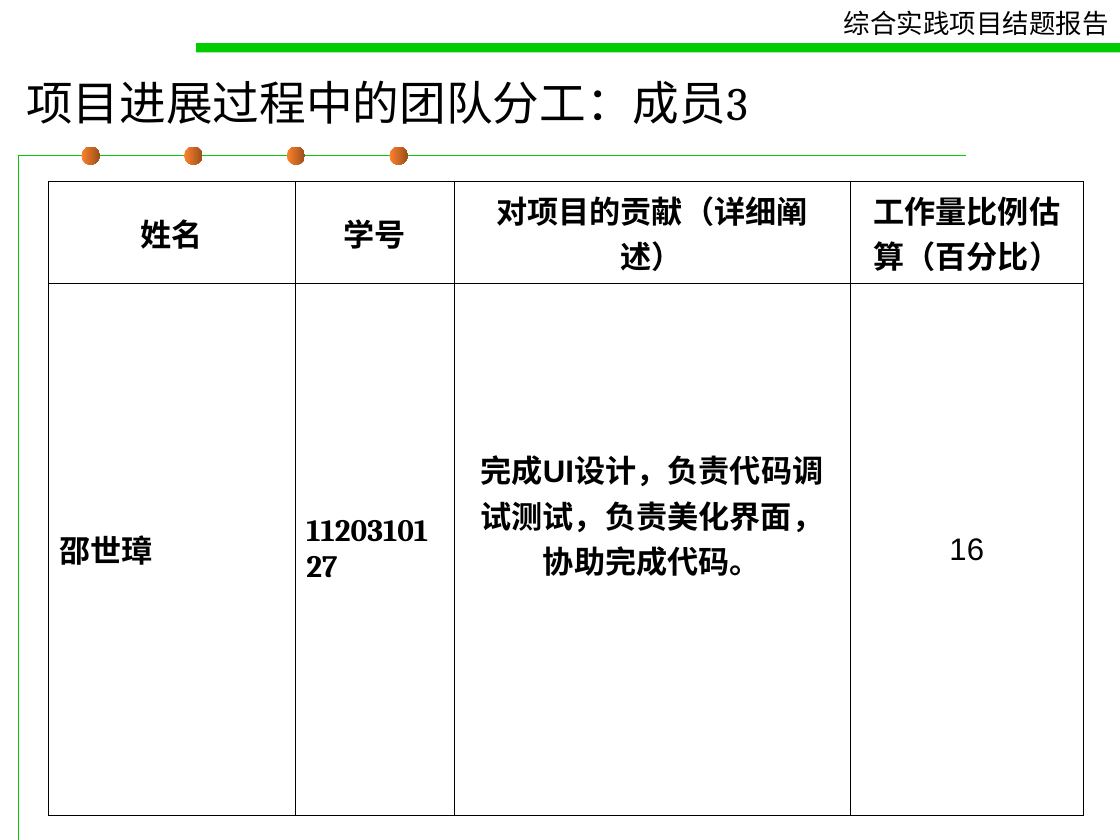
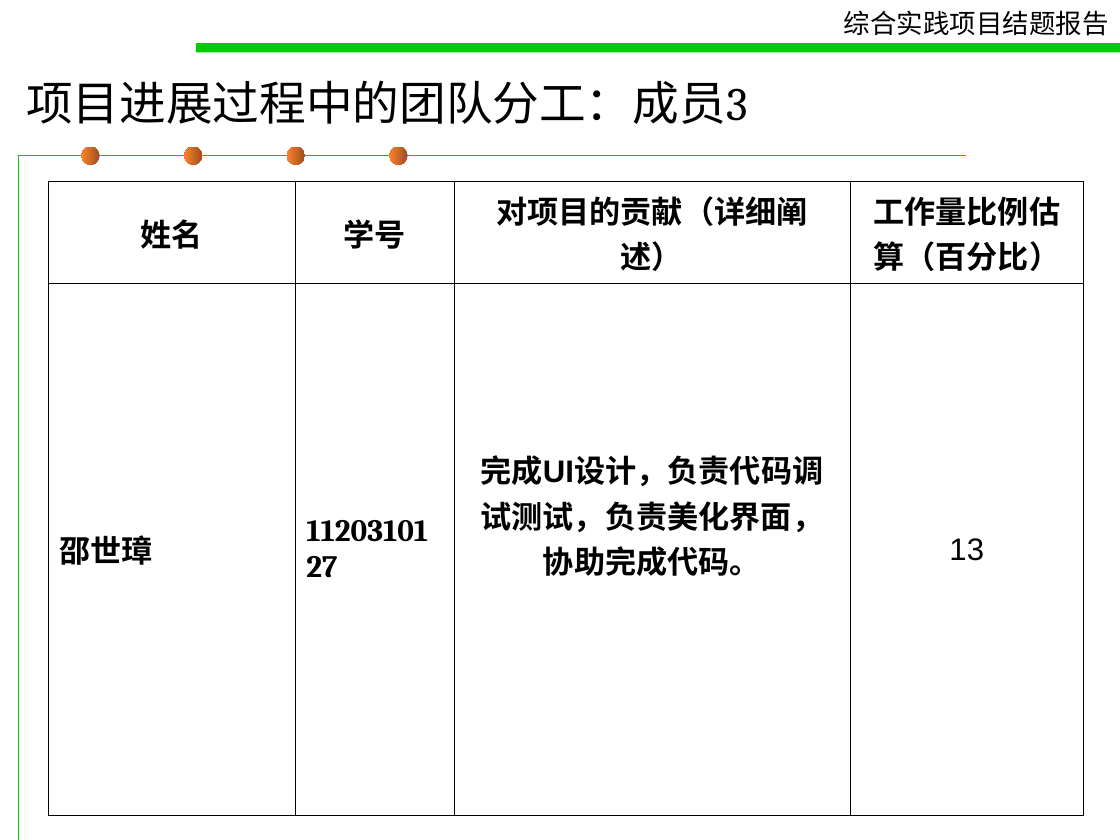
Before and after one commit to pokerG/Gmail-attachment-extension, a slide deck: slide 8 of doc/concludingreport.ppt. Drawn at 1120x840 pixels with LibreOffice and Linux fonts; fonts in the diff are those of the drawing. Boxes give left, top, right and bottom in pixels: in the first picture for what was removed or moved away, otherwise in the second. Text is boxed around its words. In the diff, an @@ line names an element or a change of style, - is before the commit and + after.

```diff
--- a/doc/concludingreport.ppt
+++ b/doc/concludingreport.ppt
@@ fill gradient #FF822D to #9B4F1B to gradient #9B4F1B to #FF822D in 4 elements at (x1=82, y1=147, x2=100, y2=165), (x1=184, y1=147, x2=202, y2=165), (x1=287, y1=147, x2=305, y2=165), (x1=390, y1=147, x2=408, y2=165) @@
@@ table at (x1=48, y1=181, x2=1083, y2=799) @@
-row 2, column 4: 16
+row 2, column 4: 13
```
Also in this commit, not shown: 25 other slides changed.
